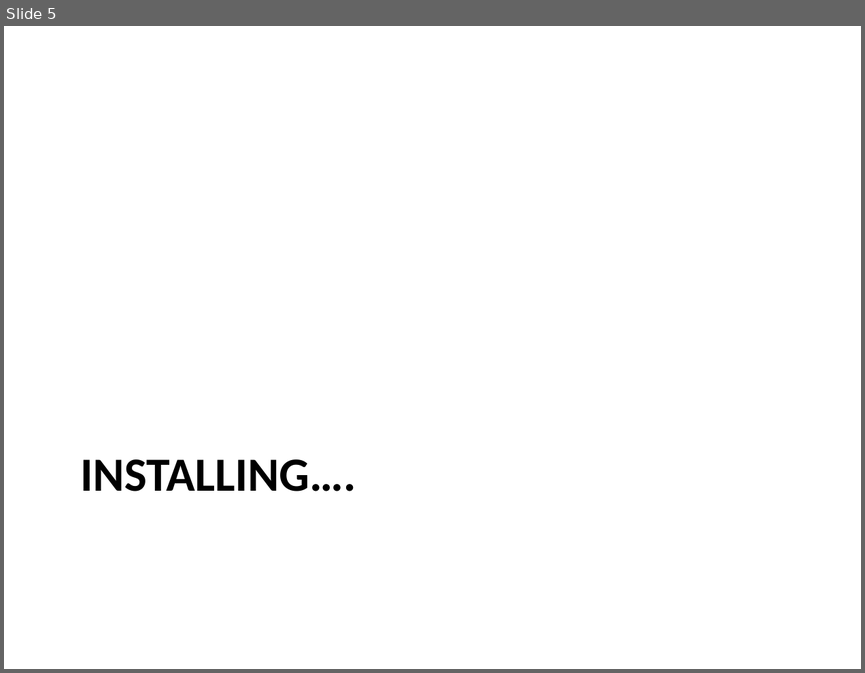
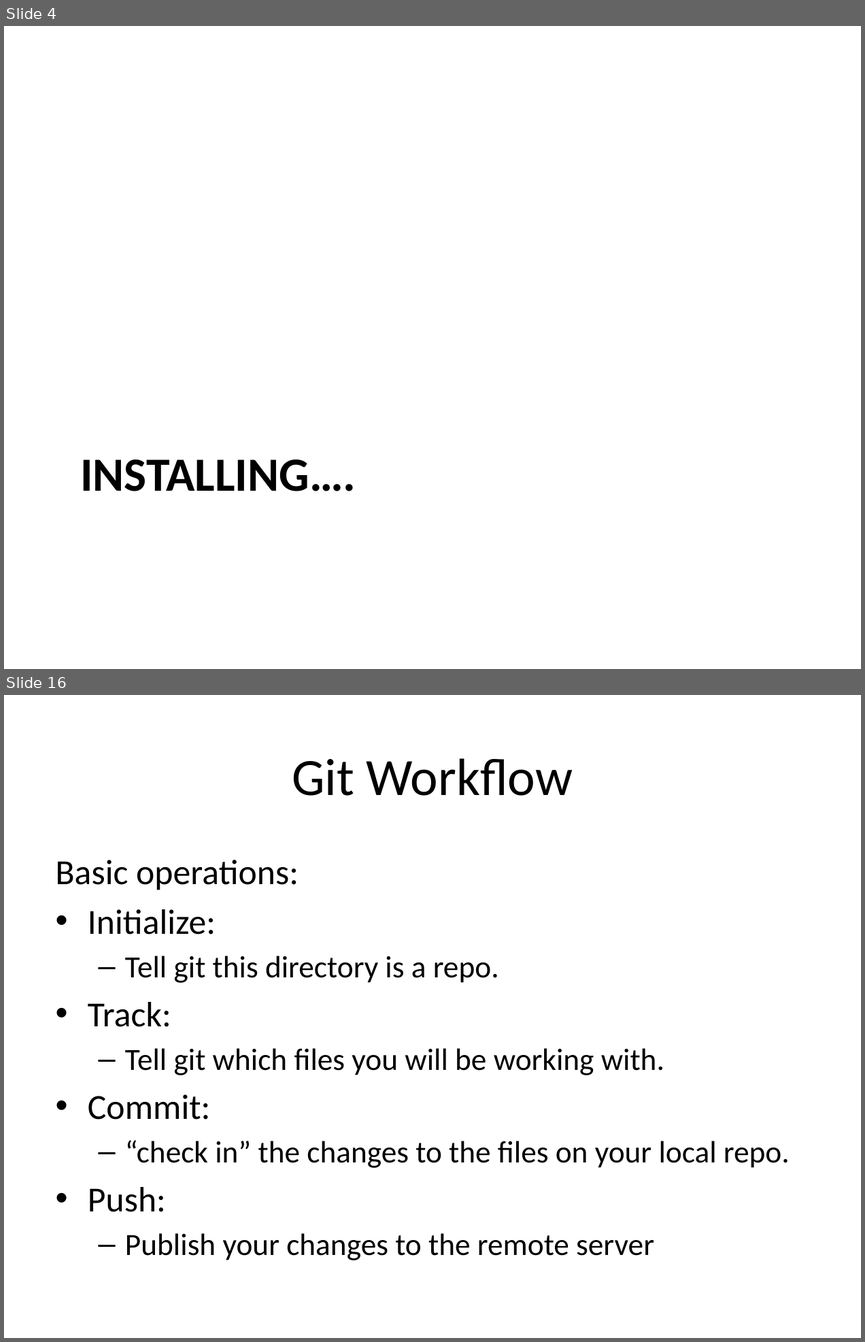
Before and after one commit to kinsidar/Spring2016, a slide deck: Slides/Lab1.pptx. Shown one above the other, each under a label of ours: slide 5 before the commit, slides 4 and 16 after it; the slides between them are not shown. The pictures are 865x673 and 865x1342 pixels, drawn with LibreOffice and Linux fonts; fonts in the diff are those of the drawing. Boxes give left, top, right and bottom in pixels: in the first picture for what was removed or moved away, otherwise in the second. Text is boxed around its words. In the diff, an @@ line names an element or a change of style, - is before the commit and + after.

```diff
--- a/Slides/Lab1.pptx
+++ b/Slides/Lab1.pptx
@@ slide 16 added at box(4, 695, 861, 1338), background #FFFFFF @@
@@ title added at box(292, 758, 572, 796), 44 pt, text #000000 @@
+Git Workflow
@@ text added at box(56, 860, 789, 1260), 25.9 pt, text #000000 @@
+Basic operations:
+• Initialize:
+  – Tell git this directory is a repo.
+• Track:
+  – Tell git which files you will be working with.
+• Commit:
+  – “check in” the changes to the files on your local repo.
+• Push:
+  – Publish your changes to the remote server
@@ what was slide 5 is now slide 4 @@
```
Also in this commit, not shown: 2 slides changed, 13 other slides added, 2 slides removed.
